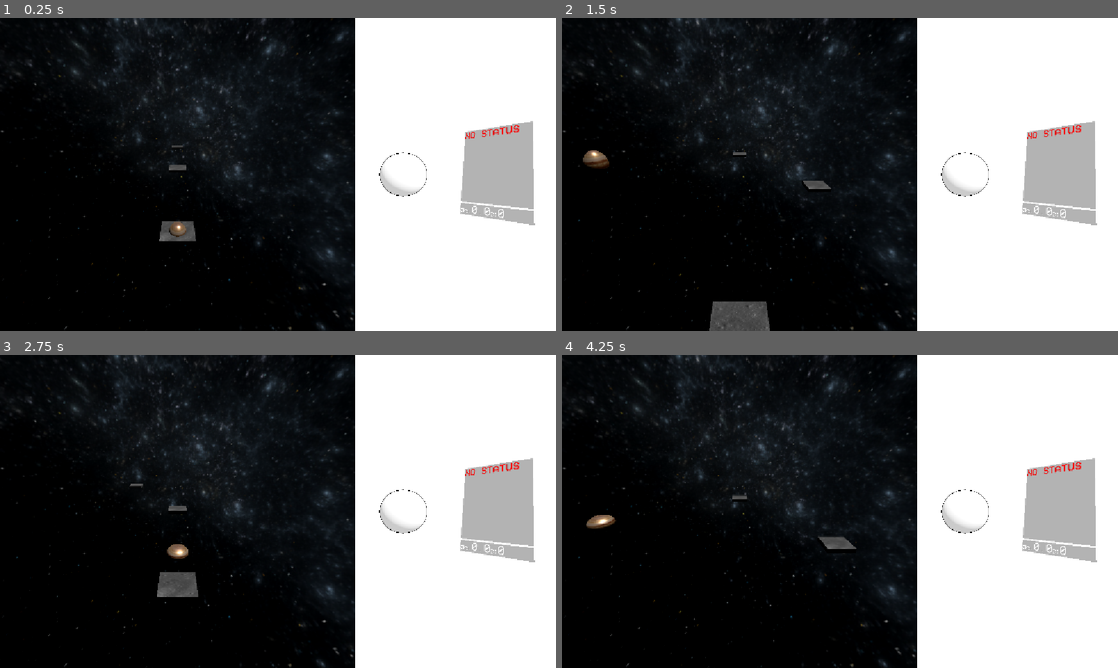
Above: before the commit, frames 1-4 (two rows, left to right).
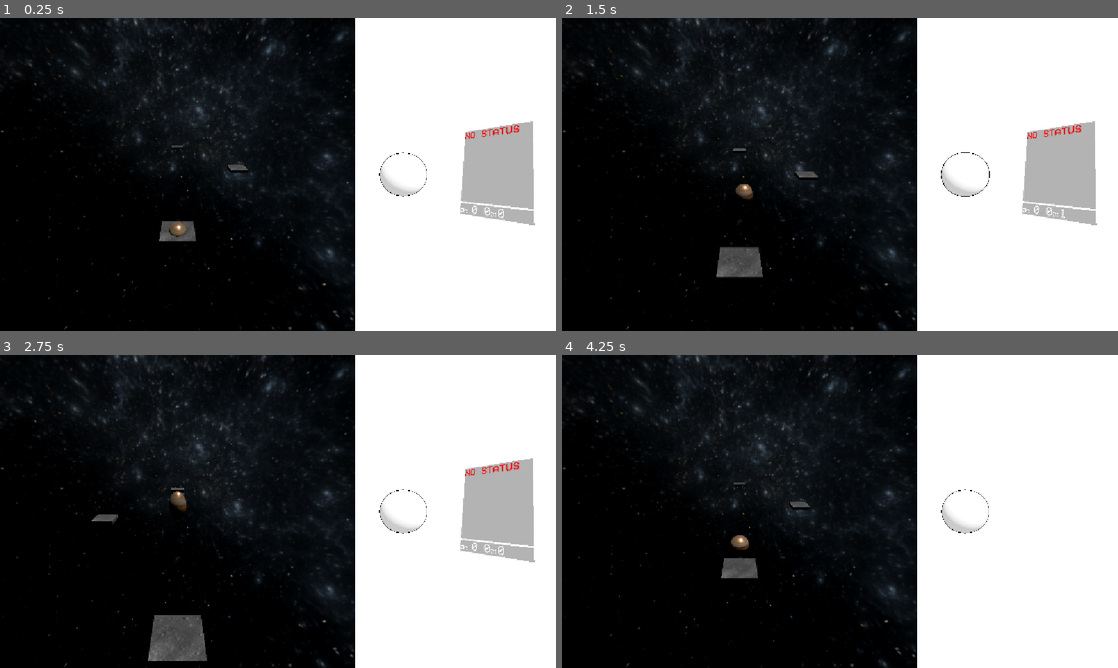
Above: after the commit, the same moments.

Repository: AnCarsenat/DopamineBounce
Game: Godot game, scene res://main_game.tscn
Two runs of this game, one before a commit and one after it. Both use one fixed random seed, a clock stepped at 60 frames per second and the inputs below.
Inputs (mouse positions are in pixels of both pictures, inside the frame that each line leads up to):
- Up to frame 1 (0.25 s): no input
- Up to frame 2 (1.5 s): move the mouse to (962, 158) at 0.52 s; hold Right (move_right) 0.53-1.28 s; click (962, 158) at 0.67 s; tap Space (jump) at 0.77 s; move the mouse to (728, 190) at 1.27 s; hold Left (move_left) from 1.28 s (still down)
- Up to frame 3 (2.75 s): tap Space (jump) at 1.52 s; move the mouse to (333, 442) at 2.02 s; release Left (move_left) at 2.03 s; hold Right (move_right) from 2.03 s (still down)
- Up to frame 4 (4.25 s): move the mouse to (812, 574) at 2.77 s; click (812, 574) at 2.92 s; tap Space (jump) at 3.02, 3.77 s; move the mouse to (1006, 558) at 3.52 s; release Right (move_right) at 3.53 s; hold Left (move_left) from 3.53 s (still down)

The runs differ from the first frame. In frame 1, 0.1% of the frame differs, in the area x 30-45%, y 46-50%; in frame 2, 2.4%; in frame 3, 2.4%; in frame 4, 4.7%, in the area x 4-97%, y 32-73%.

Commit message:
ewrtyuiop

Diff:
--- a/dopamine-bouce/bounce_game.tscn
+++ b/dopamine-bouce/bounce_game.tscn
@@ -105,11 +105,11 @@
 transform = Transform3D(1, 0, 0, 0, 1, 0, 0, 0, 1, 7, 0, 0)
 
 [node name="DeathPlane" type="Area3D" parent="." unique_id=1638415785]
-transform = Transform3D(1, 0, 0, 0, 1, 0, 0, 0, 1, 0, -5.743, 0)
+transform = Transform3D(1, 0, 0, 0, 1, 0, 0, 0, 1, 0, -7.889492, 0)
 script = SubResource("GDScript_wg2lm")
 
 [node name="CollisionShape3D" type="CollisionShape3D" parent="DeathPlane" unique_id=1967146334]
-transform = Transform3D(1, 0, 0, 0, 1, 0, 0, 0, 1, 0, 0.028298378, 0)
+transform = Transform3D(1, 0, 0, 0, 1, 0, 0, 0, 1, 0, -6.880247, 0)
 shape = SubResource("WorldBoundaryShape3D_m6kx8")
 debug_color = Color(0.87058824, 0, 0.84705883, 1)
 
--- a/dopamine-bouce/tile_spawning.gd
+++ b/dopamine-bouce/tile_spawning.gd
@@ -27,16 +27,11 @@
 
 
 func get_tile_pos_from_pos():
-	var curr_pos = activeTiles[0].position.x
-	print(curr_pos)
+	var curr_pos = activeTiles.back().position.x
 
-	if (curr_pos == lanes[1]):
-		return lanes.pick_random()
-	if curr_pos == lanes[0]:
-		return [lanes[0],lanes[1]].pick_random()
-	if curr_pos == lanes[2]:
-		return [lanes[1],lanes[2]].pick_random()
-	return 0
+	if abs(curr_pos) < 0.1:
+		return [-7.0, 7.0].pick_random()
+	return 0.0
 
 func _process(delta: float) -> void:
 	if started:
